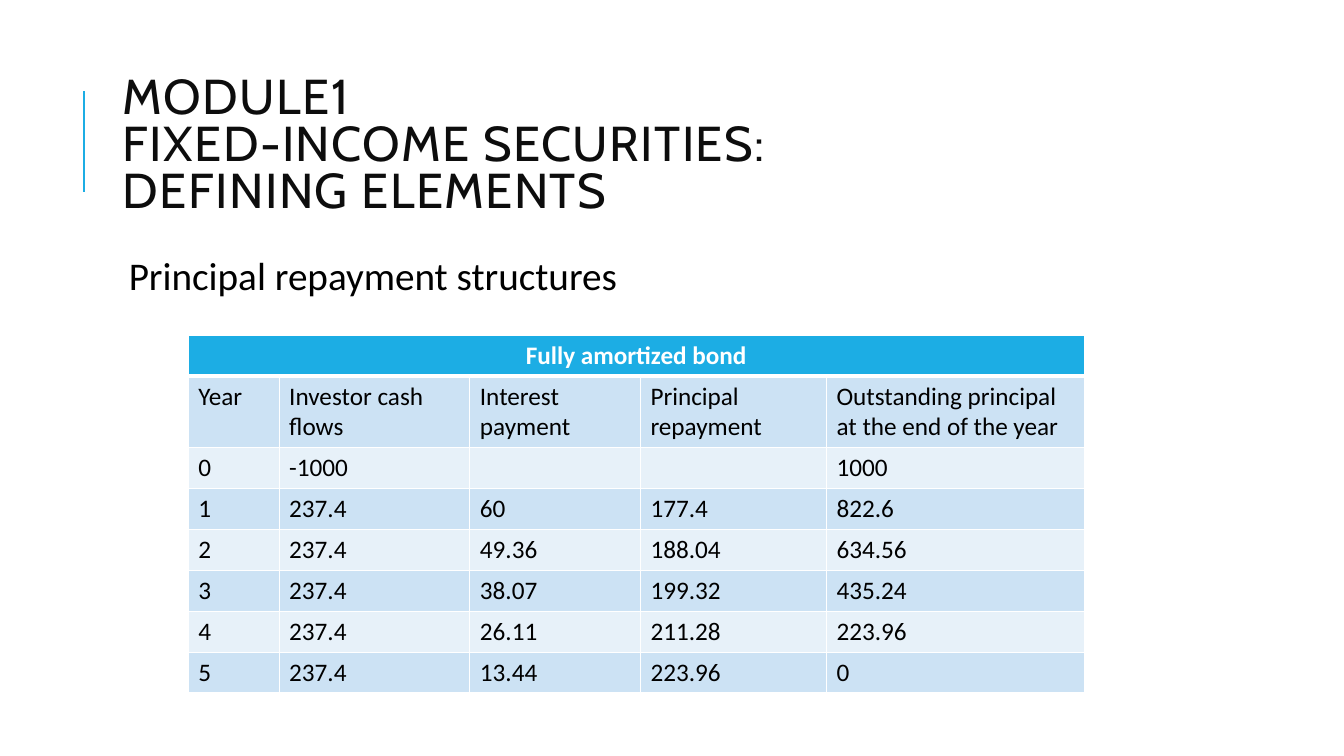
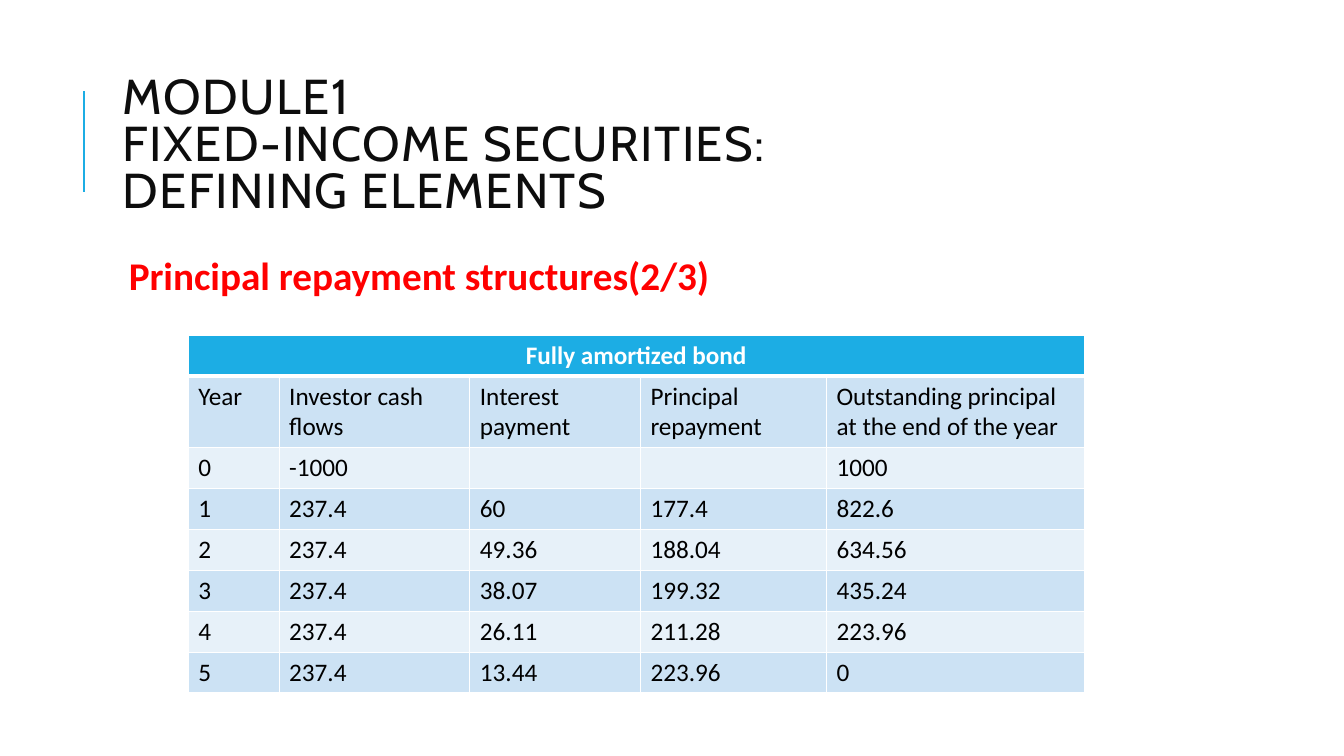
Before and after one commit to Isco0530/data, a slide deck: slide 27 of Fixed Income.pptx. Drawn at 1344x756 pixels with LibreOffice and Linux fonts; fonts in the diff are those of the drawing. Boxes give left, top, right and bottom in pixels: in the first picture for what was removed or moved away, otherwise in the second. Text is boxed around its words. In the diff, an @@ line names an element or a change of style, - is before the commit and + after.

```diff
--- a/Fixed Income.pptx
+++ b/Fixed Income.pptx
@@ text at (129, 261, 709, 296): text changed; text colour #000000 to #FF0000; bold on @@
-  Principal repayment structures
+  Principal repayment structures(2/3)
```
Also in this commit, not shown: 17 other slides changed, 8 slides added.
